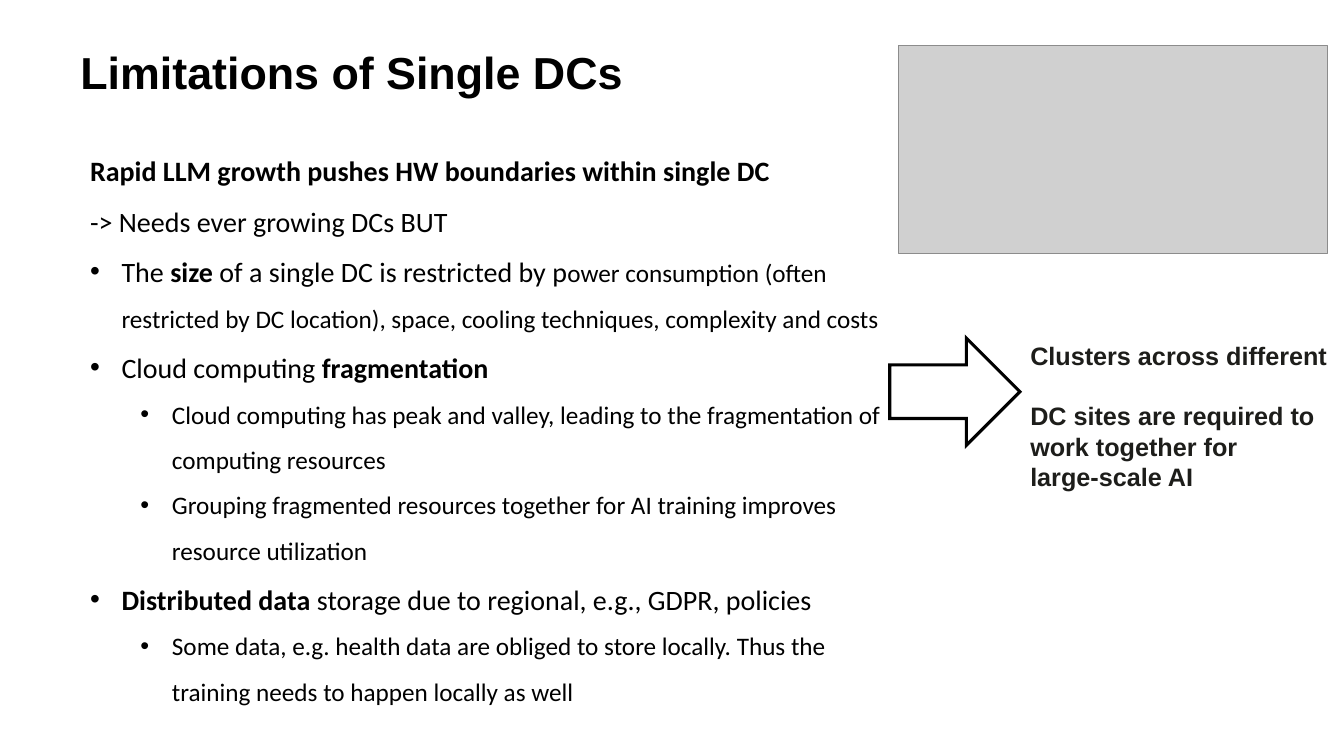
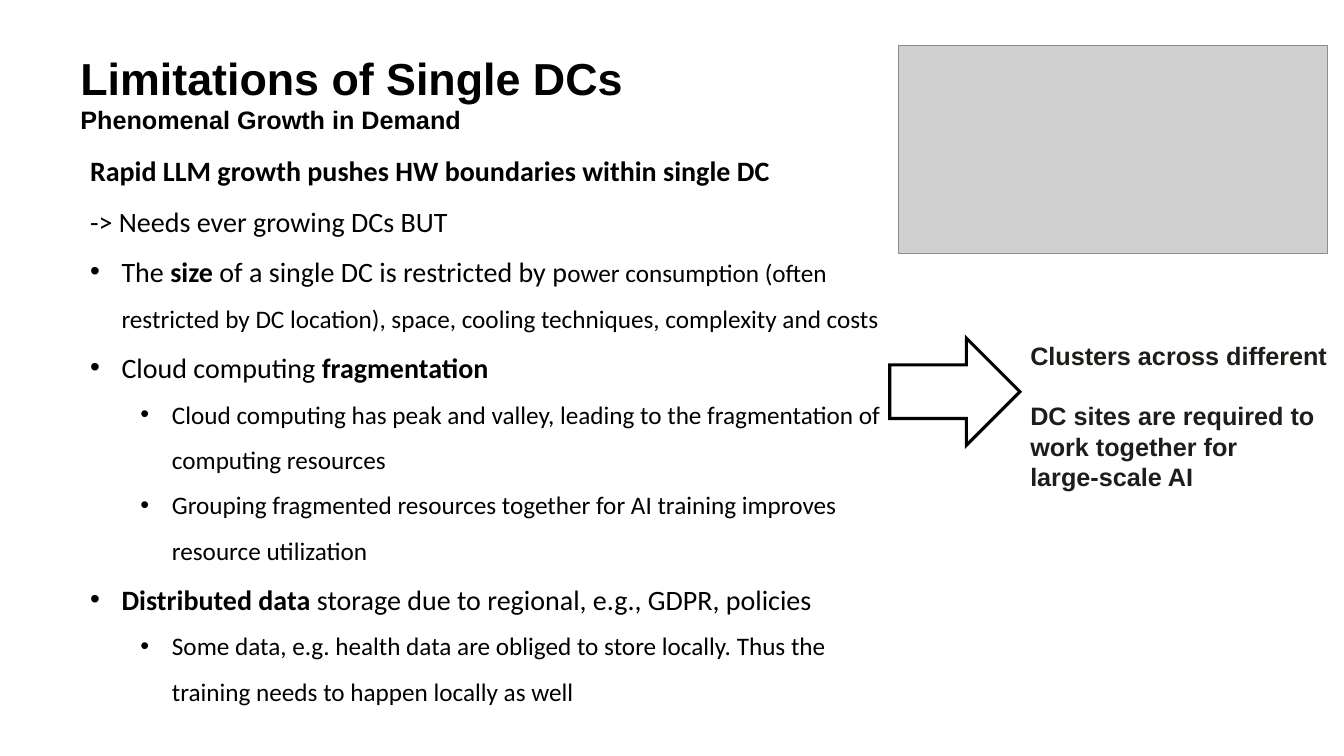
Before and after one commit to dirk-trossen-huawei/ietf120_inter-dc_ai, a slide deck: slide 2 of Material/IETF120 side meeting intro.pptx. Drawn at 1344x756 pixels with LibreOffice and Linux fonts; fonts in the diff are those of the drawing; grey boxes stand for pictures. Boxes give left, top, right and bottom in pixels: in the first picture for what was removed or moved away, otherwise in the second. Text is boxed around its words. In the diff, an @@ line names an element or a change of style, - is before the commit and + after.

```diff
--- a/Material/IETF120 side meeting intro.pptx
+++ b/Material/IETF120 side meeting intro.pptx
@@ subtitle at bbox=[80, 62, 623, 104]: line spacing 34.3pt to 1 @@
@@ subtitle at bbox=[80, 110, 460, 130]: paragraph added @@
+Phenomenal Growth in Demand
```
Also in this commit, not shown: 1 other slide changed, 1 slide added.
